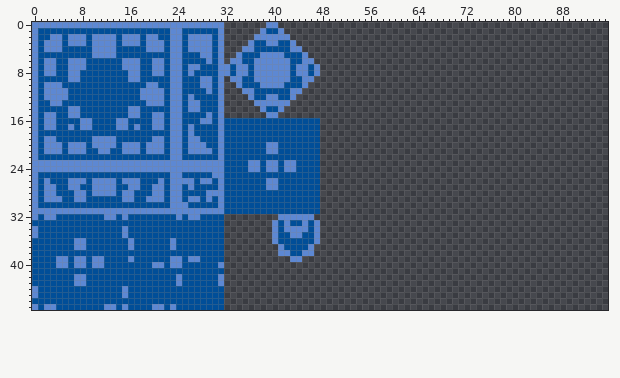
Two states of a sprite sheet, Resources/8x8.png. Above is the file before it was changed.
The file is 96x48 pixels.
And afterwards:
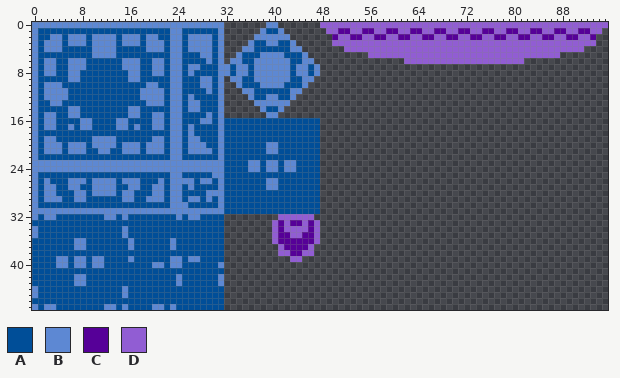
Palette (. is transparent): A #004e98  B #5d88d3  C #560098  D #915dd3
Diff:
There is now colour C in row 1 at x 51 to 52, 55 to 56, 59 to 60, 63 to 64, 67 to 68, 71 to 72, 75 to 76, 79 to 80, 83 to 84, 87 to 88 and 91 to 92; in row 2 at x 50, 53 to 54, 57 to 58, 61 to 62, 65 to 66, 69 to 70, 73 to 74, 77 to 78, 81 to 82, 85 to 86, 89 to 90 and 93.
The edit turns colour A into colour C in row 33 at x 41, 43 to 44 and 46; in row 34 at x 41 and 46; in row 35 at x 41 to 42 and 45 to 46; in row 36 at x 41 to 46; in row 37 at x 42 to 45; in row 38 at x 43 to 44.
There is now colour D in row 0 at x 48 to 95; in row 1 at x 49 to 50, 53 to 54, 57 to 58, 61 to 62, 65 to 66, 69 to 70, 73 to 74, 77 to 78, 81 to 82, 85 to 86, 89 to 90 and 93 to 94; in row 2 at x 51 to 52, 55 to 56, 59 to 60, 63 to 64, 67 to 68, 71 to 72, 75 to 76, 79 to 80, 83 to 84, 87 to 88 and 91 to 92; in row 3 at x 50 to 93; in row 4 at x 52 to 91; in row 5 at x 56 to 87.
There is now colour D in row 6 at x 62 to 81.
The edit turns colour B into colour D in row 32 at x 41 to 46; in row 33 at x 40, 42, 45 and 47; in row 34 at x 40, 42 to 45 and 47; in row 35 at x 40, 43 to 44 and 47; in row 36 at x 40 and 47; in row 37 at x 41 and 46.
The edit turns colour B into colour D in row 38 at x 41 to 42 and 45 to 46; in row 39 at x 43 to 44.
